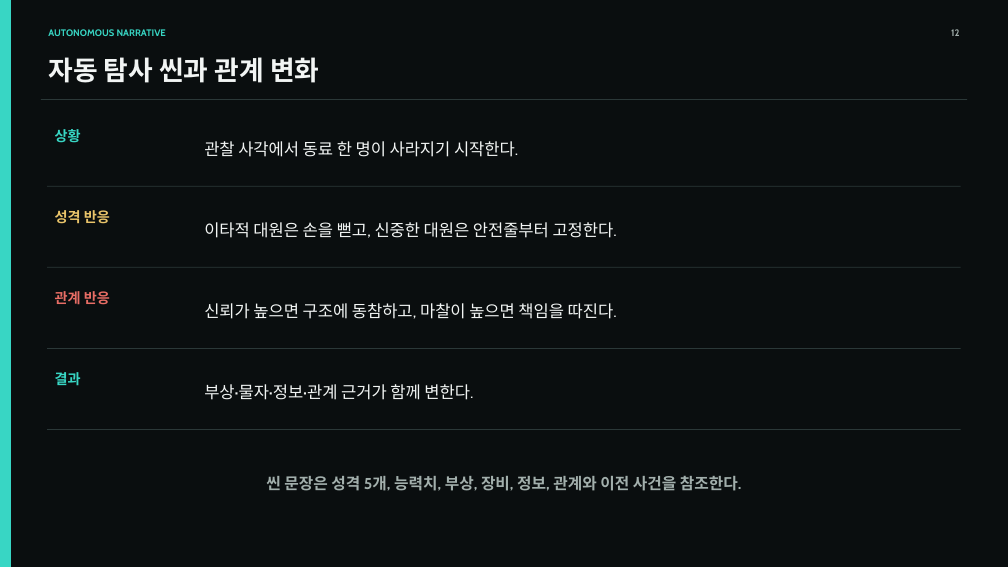
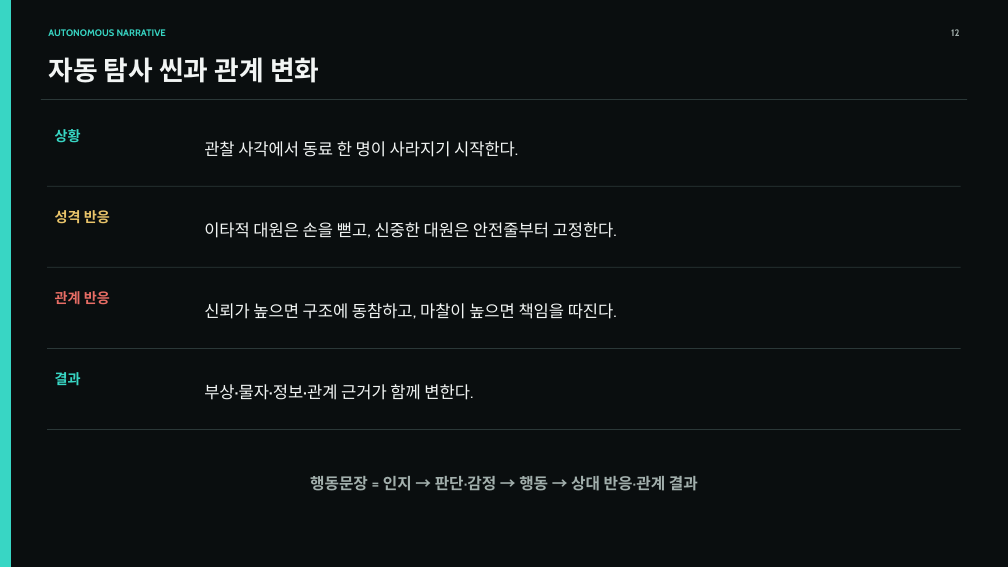
Before and after one commit to dt7070573/PROJECTLIMEN, a slide deck: slide 12 of PROJECT_LIMEN_GAME_DESIGN.pptx. Drawn at 1008x567 pixels with LibreOffice and Linux fonts; fonts in the diff are those of the drawing. Boxes give left, top, right and bottom in pixels: in the first picture for what was removed or moved away, otherwise in the second. Text is boxed around its words. In the diff, an @@ line names an element or a change of style, - is before the commit and + after.

```diff
--- a/PROJECT_LIMEN_GAME_DESIGN.pptx
+++ b/PROJECT_LIMEN_GAME_DESIGN.pptx
@@ text at box(310, 476, 698, 491): text changed @@
-씬 문장은 성격 5개, 능력치, 부상, 장비, 정보, 관계와 이전 사건을 참조한다.
+행동문장 = 인지 → 판단·감정 → 행동 → 상대 반응·관계 결과
```
Also in this commit, not shown: 3 other slides changed, 2 slides added, 1 other file.
